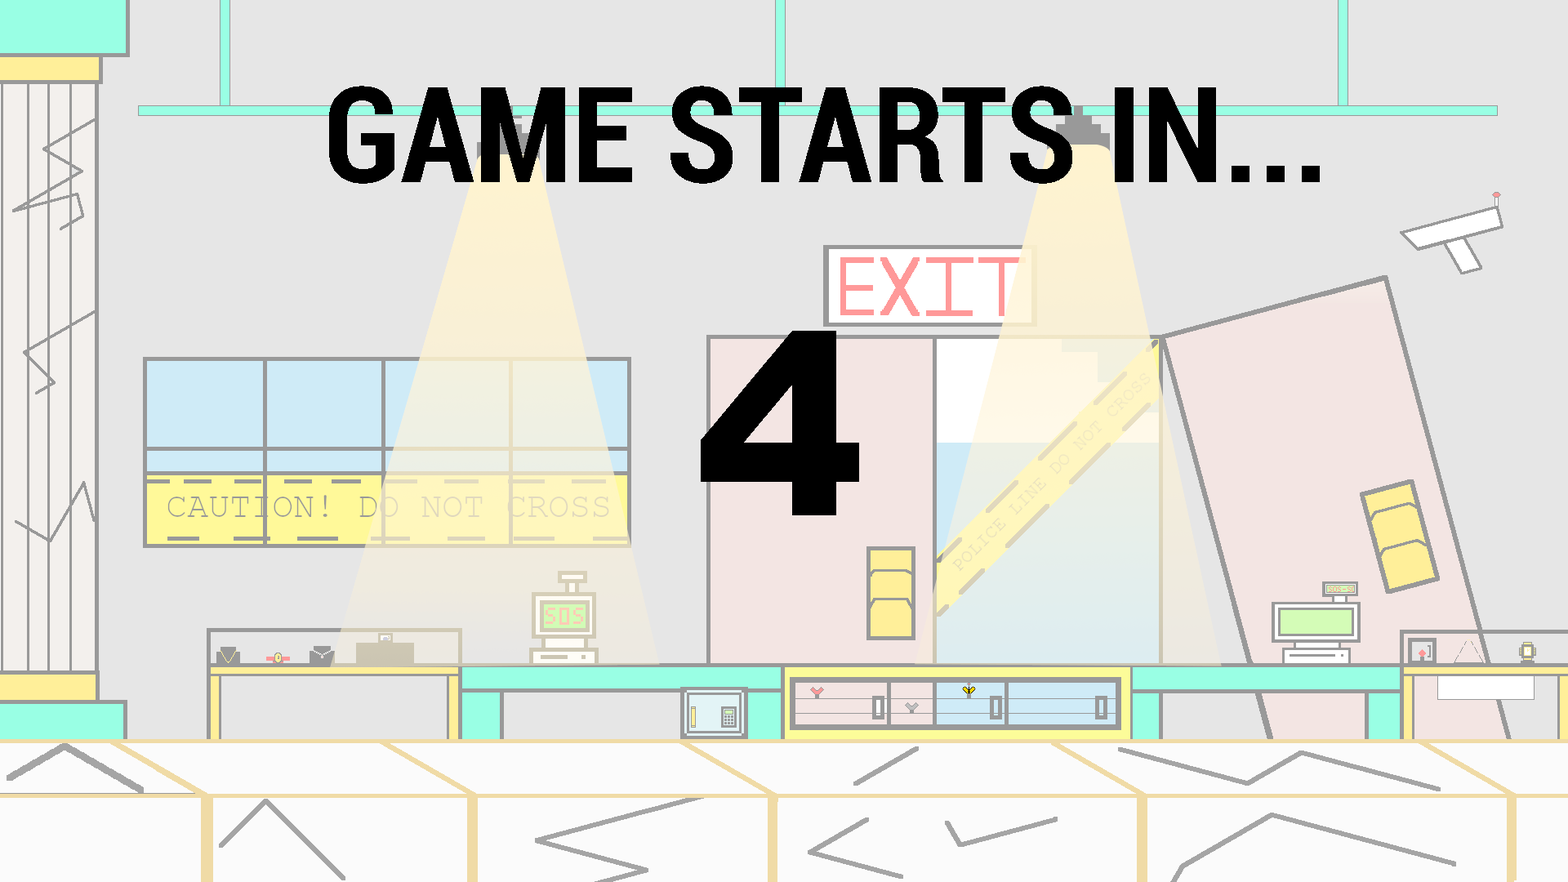
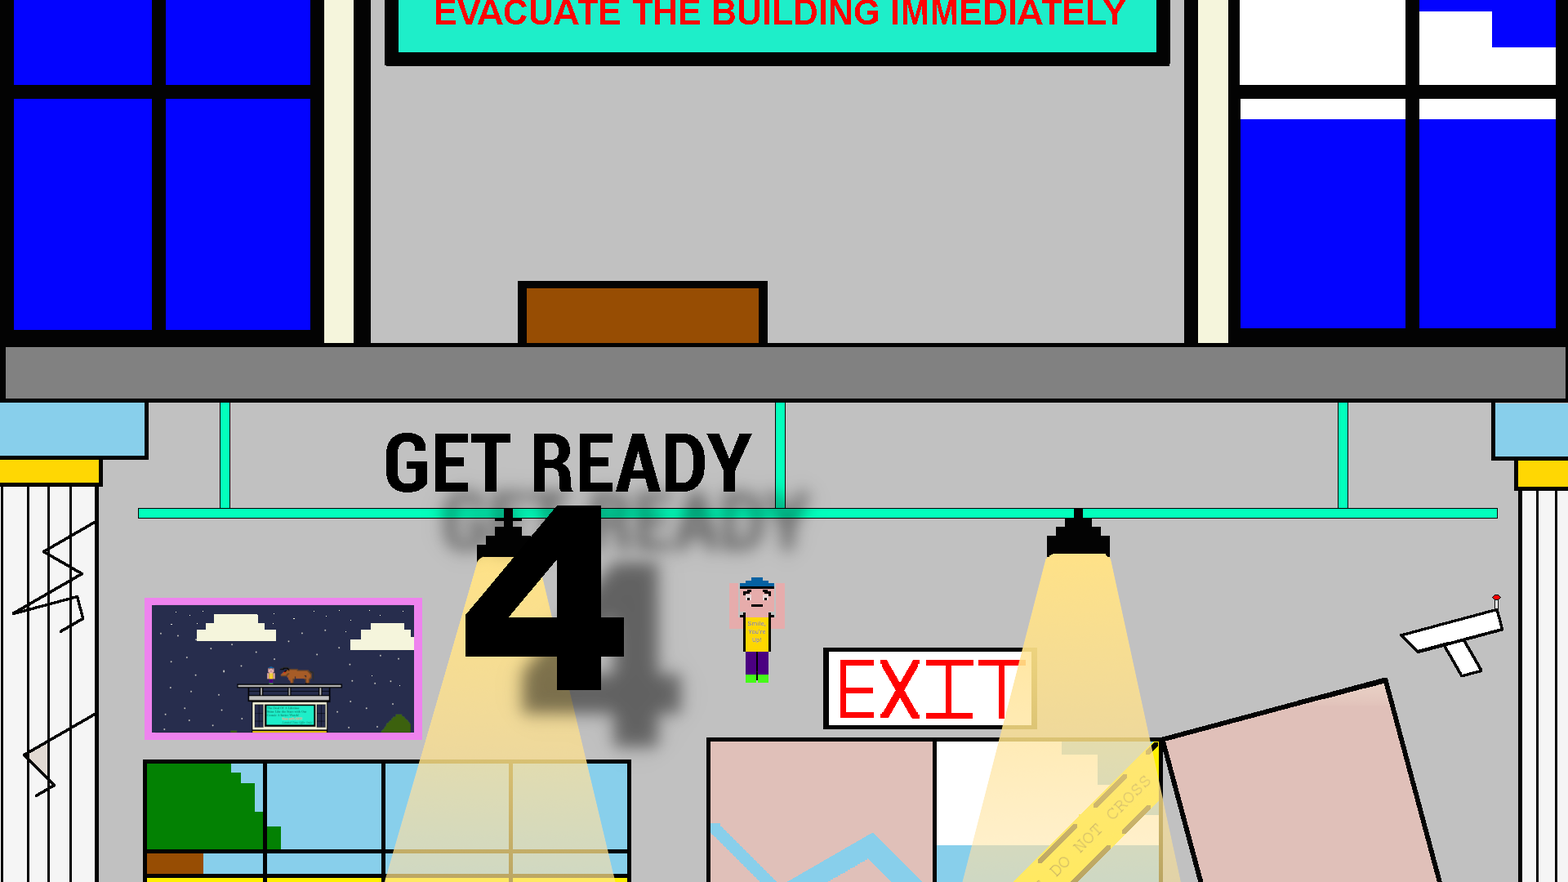
The second (1568, 882) image is a revision of the first. Changes to its layers:
removed layer "GAME STARTS IN..." over [329,85,1320,184]
added layer "GET READY" above "4" over [386,432,831,575]
painted on "4" over [465,330,860,775]
hid "Background copy #1" over [962,686,976,694]
removed layer "Background copy" over [905,703,918,710]
hid "Background", opacity 40% → 20% over [0,0,1568,882]
added layer "player_jumping.png" above "pure-white-background-85a2a7fd.jpg" over [729,577,785,683]
"pure-white-background-85a2a7fd.jpg": opacity 100% → 99%, painted on it over [0,0,1568,882]